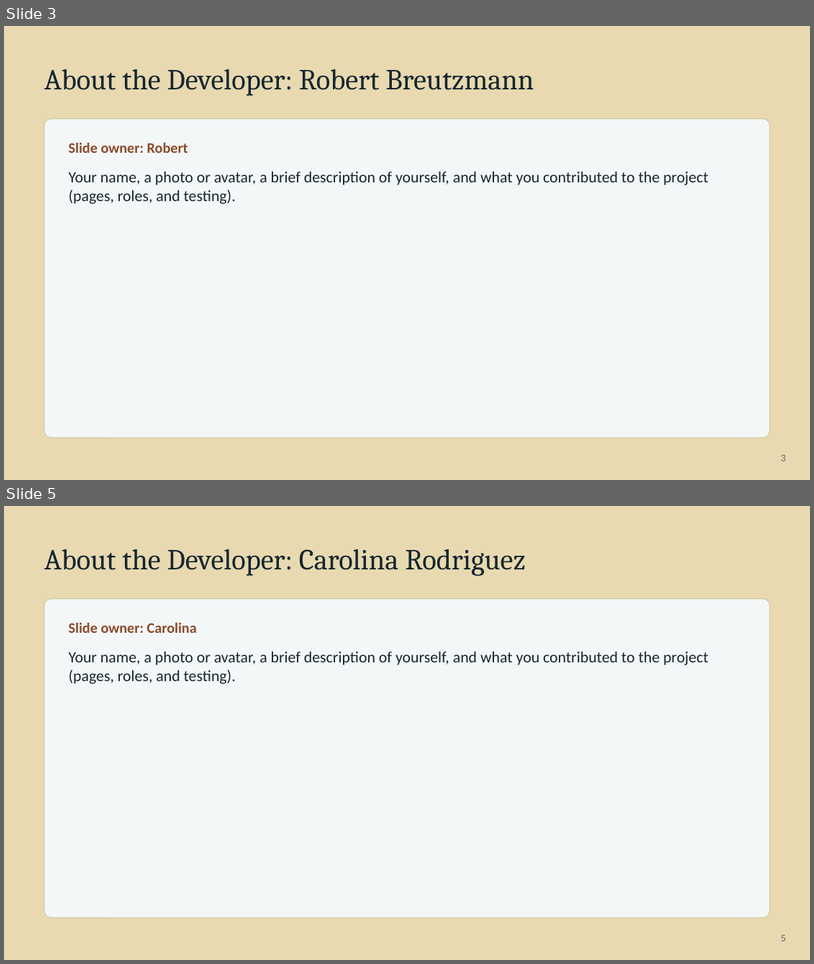
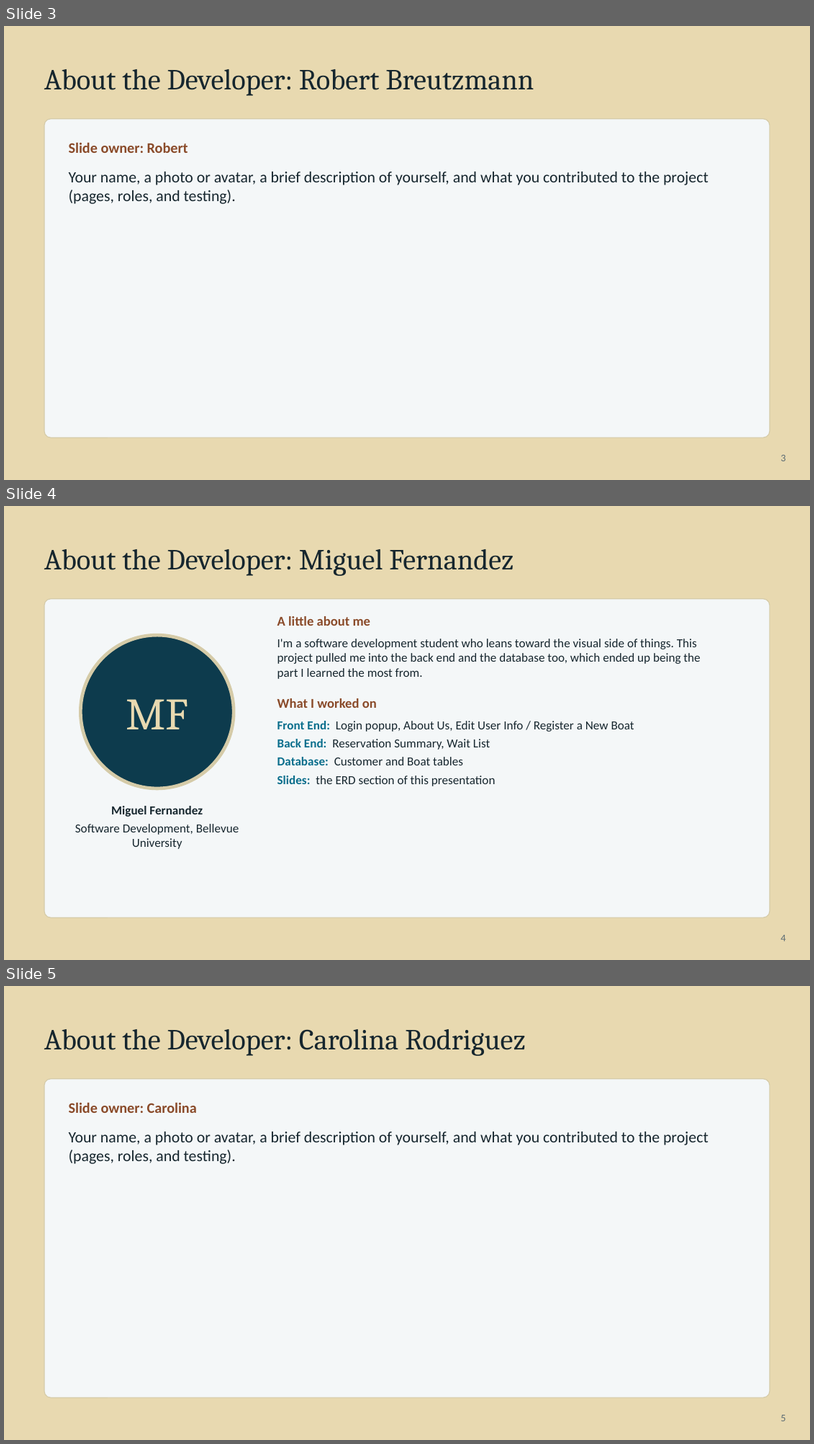
Before and after one commit to BobbyJoeCool/csd460-blueteam, a slide deck: Class_Information/Module-10/Presentation/QA-Presentation-Fernandez.pptx. Shown one above the other, each under a label of ours: slides 3 and 5 before the commit, slides 3, 4 and 5 after it; the slides between them are not shown. The pictures are 814x964 and 814x1444 pixels, drawn with LibreOffice and Linux fonts; fonts in the diff are those of the drawing. Boxes give left, top, right and bottom in pixels: in the first picture for what was removed or moved away, otherwise in the second. Text is boxed around its words. In the diff, an @@ line names an element or a change of style, - is before the commit and + after.

Commit message:
Presentation-Fernandez

```diff
--- a/Class_Information/Module-10/Presentation/QA-Presentation-Fernandez.pptx
+++ b/Class_Information/Module-10/Presentation/QA-Presentation-Fernandez.pptx
@@ slide 4 added at bbox=[4, 506, 810, 960], background #E8D9B0 @@
@@ text added at bbox=[44, 549, 514, 576], 26 pt, text #16262E @@
+About the Developer: Miguel Fernandez
@@ rounded rectangle added at bbox=[44, 599, 770, 917], fill #F4F7F8, outline #D5CBA8 0.75 pt @@
@@ ellipse added at bbox=[80, 635, 234, 788], fill #0D3B4D, outline #D5CBA8 3 pt, 40 pt, text #E8D9B0 @@
+MF
@@ text added at bbox=[278, 616, 371, 626], 12 pt, text #8A4B2A, bold @@
+A little about me
@@ text added at bbox=[278, 638, 700, 679], 11 pt, text #16262E @@
+I'm a software development student who leans toward the visual side of things. This project pulled me into the back end and the database too, which ended up being the part I learned the most from.
@@ text added at bbox=[278, 698, 377, 708], 12 pt, text #8A4B2A, bold @@
+What I worked on
@@ text added at bbox=[278, 721, 635, 786], 11 pt, text #16262E @@
+Front End: Login popup, About Us, Edit User Info / Register a New Boat
+Back End: Reservation Summary, Wait List
+Database: Customer and Boat tables
+Slides: the ERD section of this presentation
@@ text added at bbox=[75, 806, 239, 849], 11 pt, text #16262E @@
+Miguel Fernandez
+Software Development, Bellevue University
@@ text added at bbox=[781, 934, 786, 941], 9 pt, text #5B6B73 @@
+4
```
Also in this commit, not shown: 2 slides changed, 8 other slides added, 9 slides removed.
